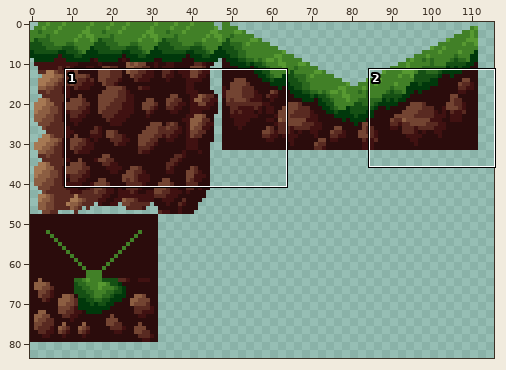
Edited in one commit: sprite sheet (assets/textures/tilesets/grassland/grassland.png). Above, an overview of the earlier version with the close-up marked.
Close-up. Before the commit:
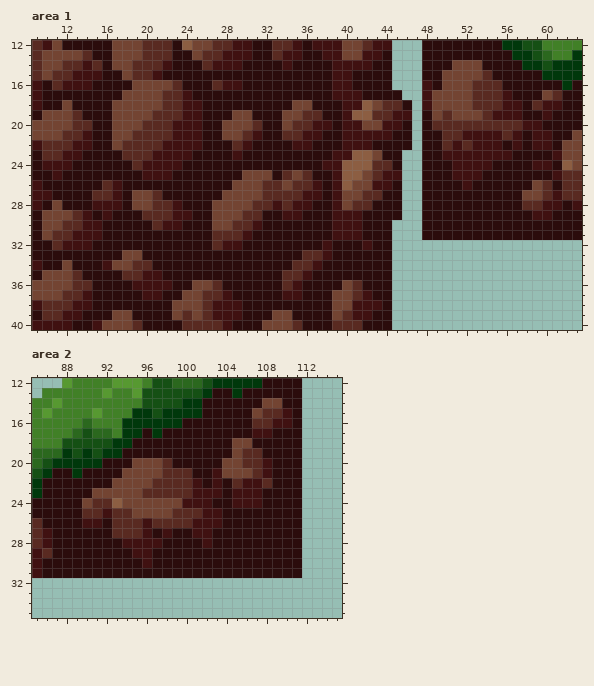
The file is 144x112 pixels. Shown: area 1: x 9..63, y 12..40; area 2: x 85..115, y 12..35. The wide view leaves out empty margins.
Once edited:
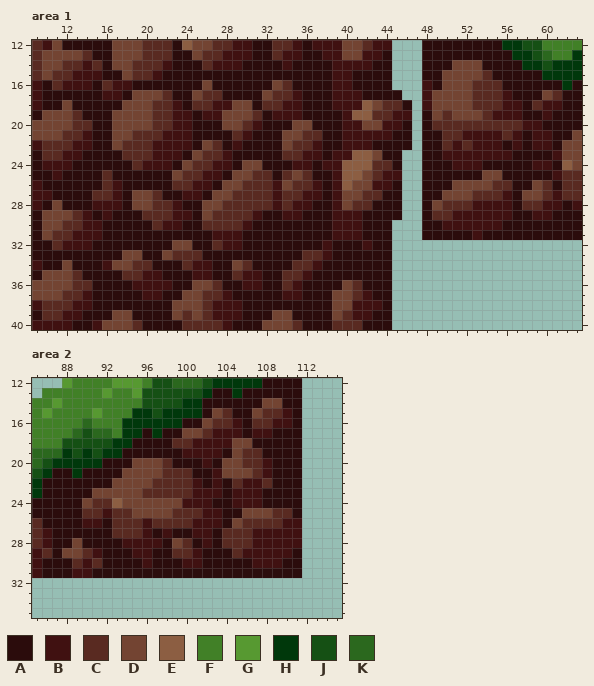
Palette (. is transparent): A #2b0c0c  B #401111  C #592a21  D #734432  E #8c5e42  F #418027  G #579931  H #00380b  J #155014  K #2b681e
What changed:
Changed rows in their new state; - is an unchanged pixel.
Area 1:
first column x 16:
16 CBBAAAAA--DAAA---DC----------------------
17 BBA----AADCC----DCCB---------------------
18 -A---C-BACCBBDD-CCBBA--B-----------------
19 -------B-ABBD--C-BBBAA-------------------
20 ----D----A----CB--ADDAA------------------
21 ------B--A--ACBA--DDCC-------------------
22 -----B---ADC-BA---DCCB-------------------
23 --------ADCCBA----CCBB-------------------
24 -------ADCCBB-DD---BB-----------------A--
25 C---AAADCCBB-D-CC------------------AAADD-
26 -------CCBB-D-CC-B-----------------DDDDCC
27 --------BB-D-CCC-B----------------DDDCCCB
28 ----------D-CCC------------------DCCCBBBB
29 ----------DCCC-B-----------------CCBBBBBB
30 ----------CCC-BA------------------BBBBBB-
31 -----------BBBA----------------------B---
32 -------DD--------------------------------
33 ------DCCC-------------------------------
34 --------CBB--DC--------------------------
35 ---------BB--CBB-------------------------
36 --------------BB-------------------------
Area 2:
first column x 99:
15 ----DC-
16 ---DCCB
17 -DDCBBB
18 CCBBBB-
19 -BBBB--
20 ---B---
first column x 88:
25 ------------------DDDCC-
26 -----------------DCCCCBB
27 ----------------CCCBBBBB
28 -D---------DC---CCCBBBBB
29 DDCB-------CCB---CBBBBB-
30 -CBC--------BB-----BBB--
31 -BB---------------------
